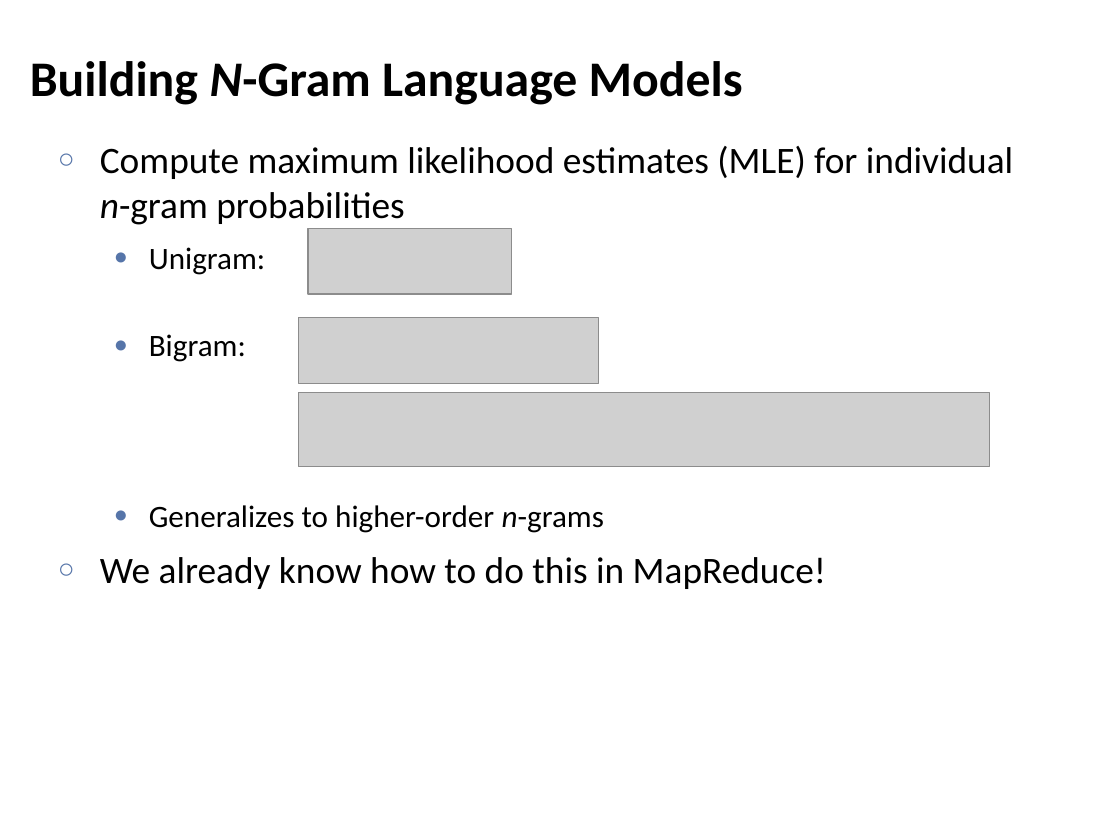
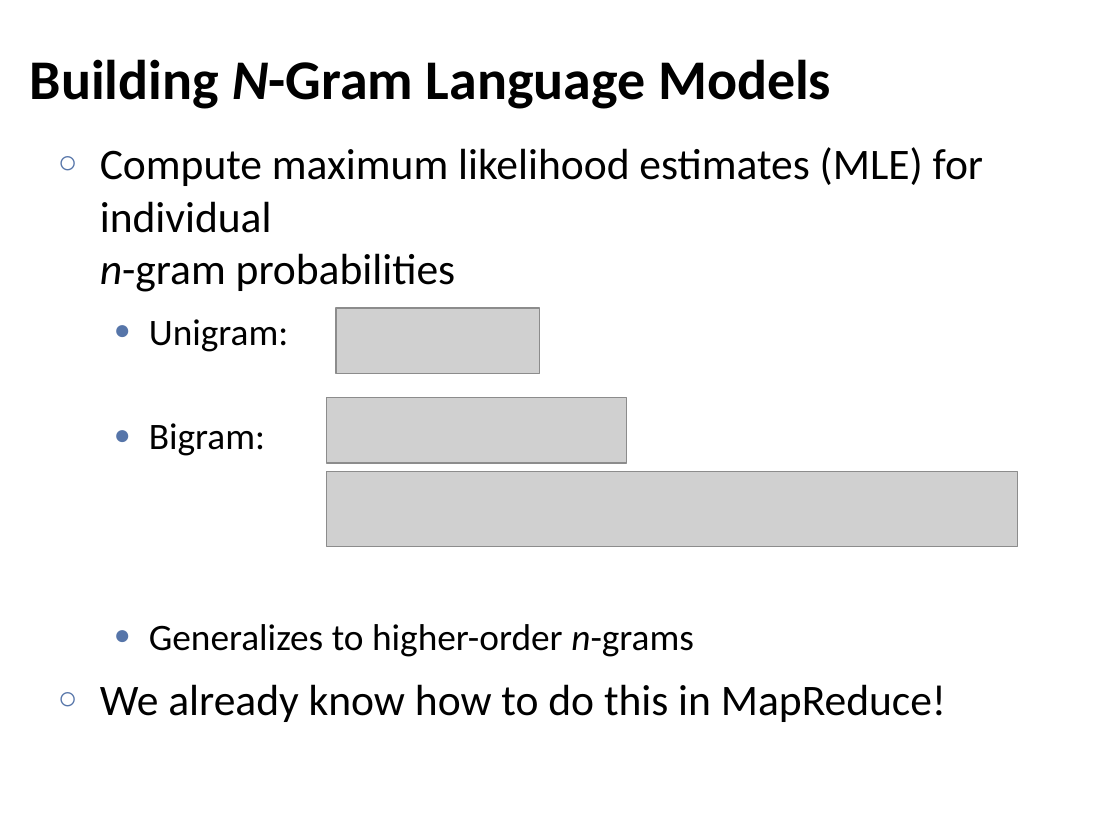
Before and after one commit to chriswjh/chriswjh.github.io, a slide deck: slide 47 of BDM/MapReduce_Algorithm.pptx. Drawn at 1120x840 pixels with LibreOffice and Linux fonts; fonts in the diff are those of the drawing; grey boxes stand for pictures. Boxes give left, top, right and bottom in pixels: in the first picture for what was removed or moved away, otherwise in the second. Text is boxed around its words. In the diff, an @@ line names an element or a change of style, - is before the commit and + after.

```diff
--- a/BDM/MapReduce_Algorithm.pptx
+++ b/BDM/MapReduce_Algorithm.pptx
@@ title "Building N-Gram Language Models" at <box>30,59,831,109</box>: size 32 to 36 pt @@
@@ text "Compute maximum likelihood estimates (MLE) ..." at <box>100,147,983,722</box>: size 24 to 28 pt in "Compute maximum likelihood estimates (MLE) for individual ...", "We already know how to do this ..."; size 20 to 24 pt in "Unigram:", "Bigram:", "Generalizes to higher-order n-grams"; more space between paragraphs @@
@@ 3 pictures: place and size @@
-3 pictures at <box>298,228,989,466</box>
+3 pictures at <box>326,308,1017,545</box>
```
Also in this commit, not shown: 52 other slides changed, 2 other files.
